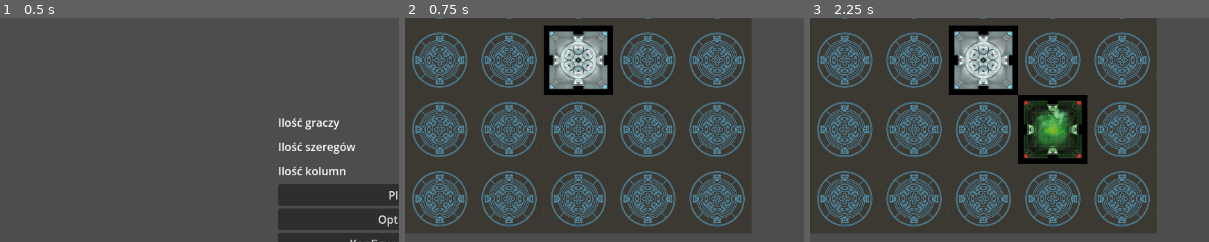
Above: before the commit, frames 1-3 (left to right).
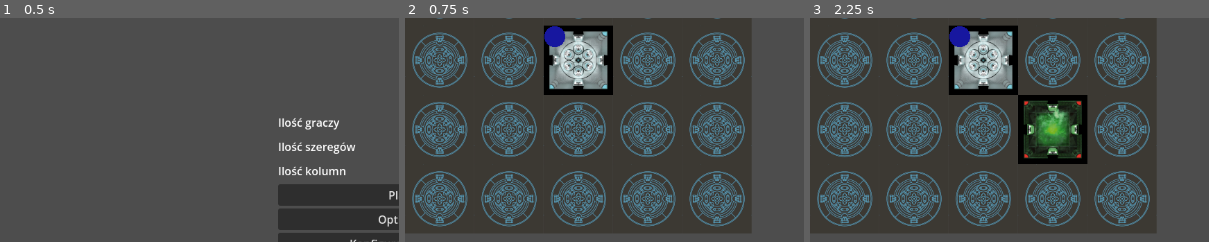
Above: after the commit, the same moments.

Repository: super12pl/strona25
Game: Godot game, scene res://scenes/Menu.tscn
Two runs of this game, one before a commit and one after it. Both use one fixed random seed, a clock stepped at 60 frames per second and the inputs below.
Inputs (mouse positions are % of the whole screen's width and height, from its top left):
- Up to frame 1 (0.5 s): no input
- Up to frame 2 (0.75 s): click "Play" at 0.5 s
- Up to frame 3 (2.25 s): tap Enter at 1.25 s; move the mouse to (72, 45) at 1.27 s; press the mouse at (72, 45) at 1.28 s; tap Space at 2 s; move the mouse to (30, 55) at 2.02 s; release the mouse at (30, 55) at 2.03 s; right-click (30, 55) at 2.1 s; click (30, 55) at 2.17 s
The pictures show only the part of the screen within x 0-50%, y 29-79%; the shares and areas given below are measured in that part.

Frame 1 is identical in both runs. In frame 2, 0.4% of the frame differs, in the area x 34-41%, y 3-13%; in frame 3, 0.4%.

Commit message:
gracz wrócił

Diff:
--- a/code/gra.gd
+++ b/code/gra.gd
@@ -7,6 +7,10 @@
 var kolumny = global.kolumny
 var tilesetIndex = global.tilesetIndex
 
+func _ready():
+	var gracz = load("res://scenes/gracz.tscn").instantiate()
+	add_child(gracz)
+	gracz.spawn(0)
 
 
 func _input(event):
